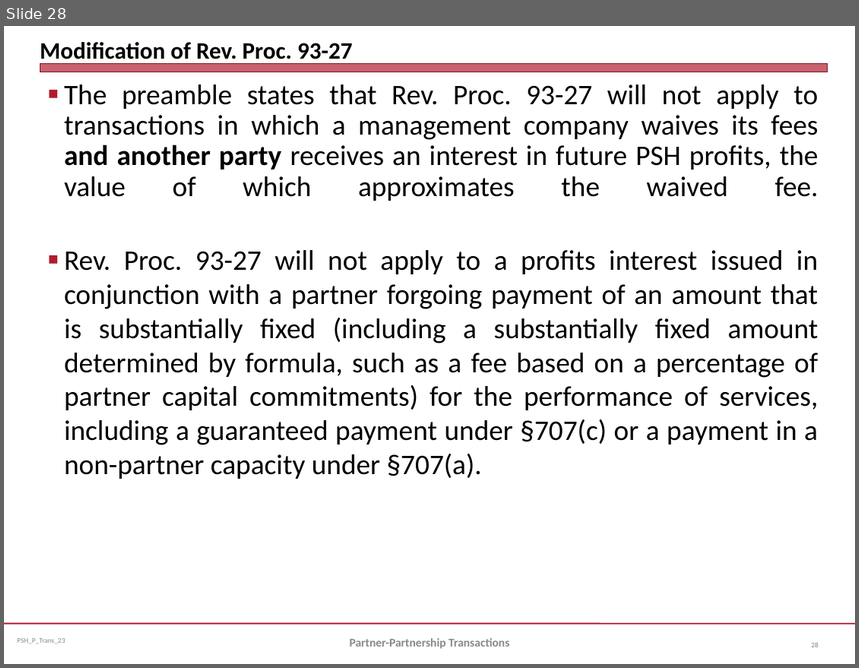
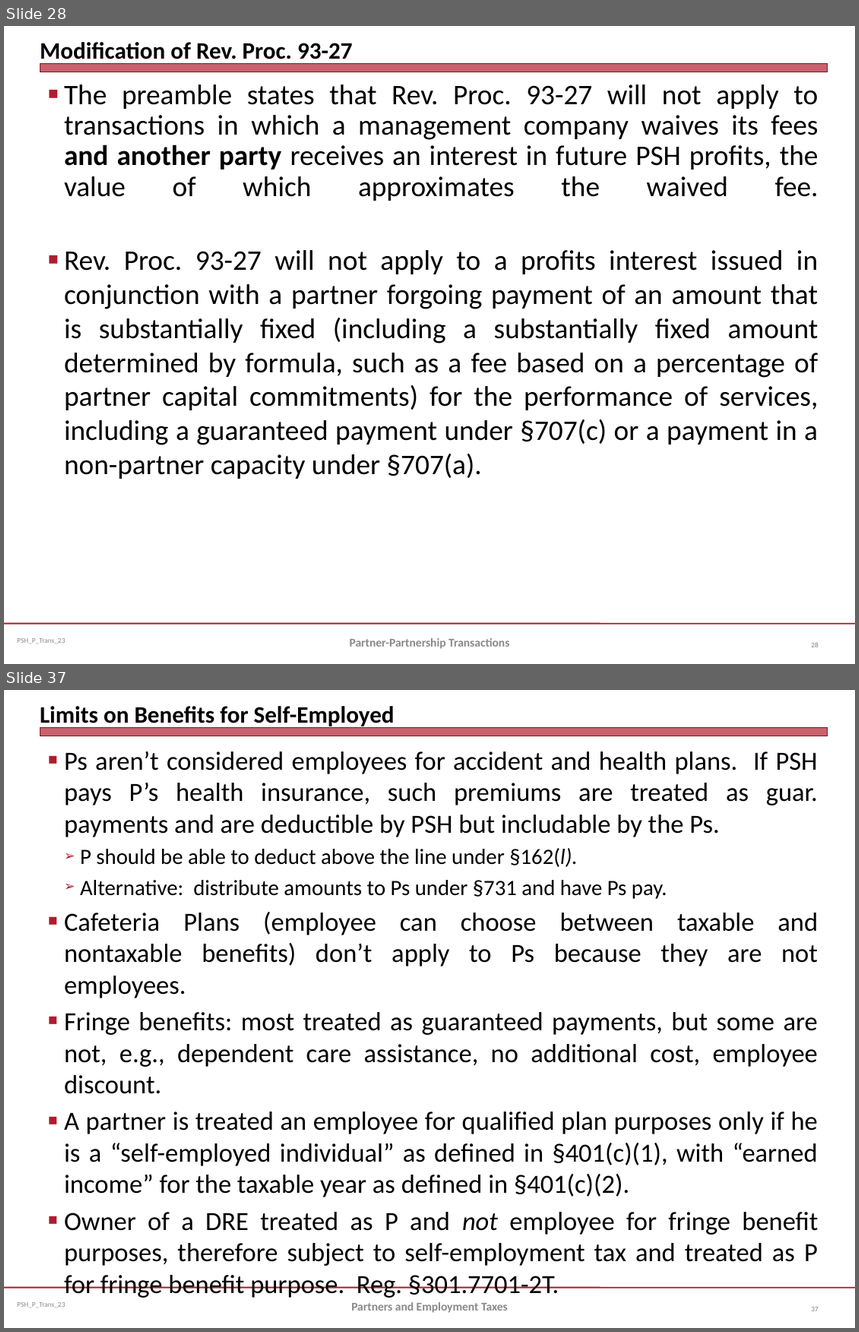
Before and after one commit to jmc877/Partnership-Tax, a slide deck: slides/PSH_P_Trans_23.pptx. Shown one above the other, each under a label of ours: slide 28 before the commit, slides 28 and 37 after it; the slides between them are not shown. The pictures are 859x668 and 859x1332 pixels, drawn with LibreOffice and Linux fonts; fonts in the diff are those of the drawing. Boxes give left, top, right and bottom in pixels: in the first picture for what was removed or moved away, otherwise in the second. Text is boxed around its words. In the diff, an @@ line names an element or a change of style, - is before the commit and + after.

```diff
--- a/slides/PSH_P_Trans_23.pptx
+++ b/slides/PSH_P_Trans_23.pptx
@@ slide 37 added at <box>4,690,855,1328</box>, background #FFFFFF; not listed: 3 template elements that a slide beside it also shows @@
@@ title added at <box>40,706,395,729</box>, 20 pt, text #000000, bold @@
+Limits on Benefits for Self-Employed
@@ text added at <box>64,751,818,1295</box>, 22.2 pt, text #000000 @@
+■ Ps aren’t considered employees for accident and health plans. If PSH pays P’s health insurance, such premiums are treated as guar. payments and are deductible by PSH but includable by the Ps.
+  ➢ P should be able to deduct above the line under §162(l).
+  ➢ Alternative: distribute amounts to Ps under §731 and have Ps pay.
+■ Cafeteria Plans (employee can choose between taxable and nontaxable benefits) don’t apply to Ps because they are not employees.
+■ Fringe benefits: most treated as guaranteed payments, but some are not, e.g., dependent care assistance, no additional cost, employee discount.
+■ A partner is treated an employee for qualified plan purposes only if he is a “self-employed individual” as defined in §401(c)(1), with “earned income” for the taxable year as defined in §401(c)(2).
+■ Owner of a DRE treated as P and not employee for fringe benefit purposes, therefore subject to self-employment tax and treated as P for fringe benefit purpose. Reg. §301.7701-2T.
@@ text added at <box>351,1303,508,1313</box>, 10 pt, text #898989, bold @@
+Partners and Employment Taxes
@@ page number added at <box>811,1307,818,1312</box>, 6 pt, text #808080 @@
+37
```
Also in this commit, not shown: 8 other slides added, 1 other file.
